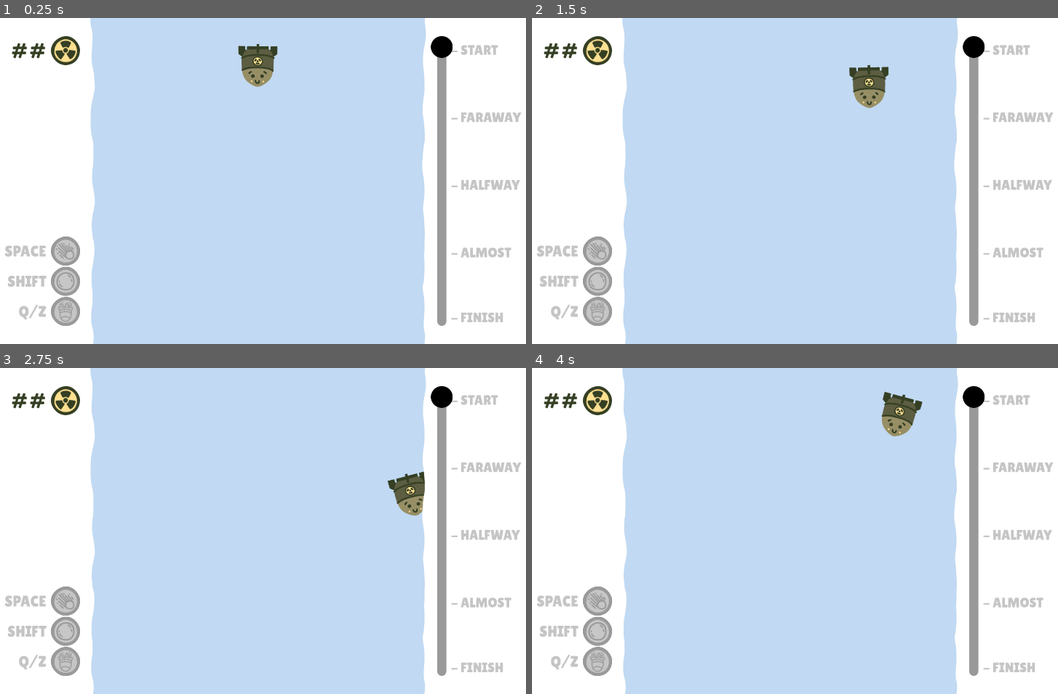
Above: before the commit, frames 1-4 (two rows, left to right).
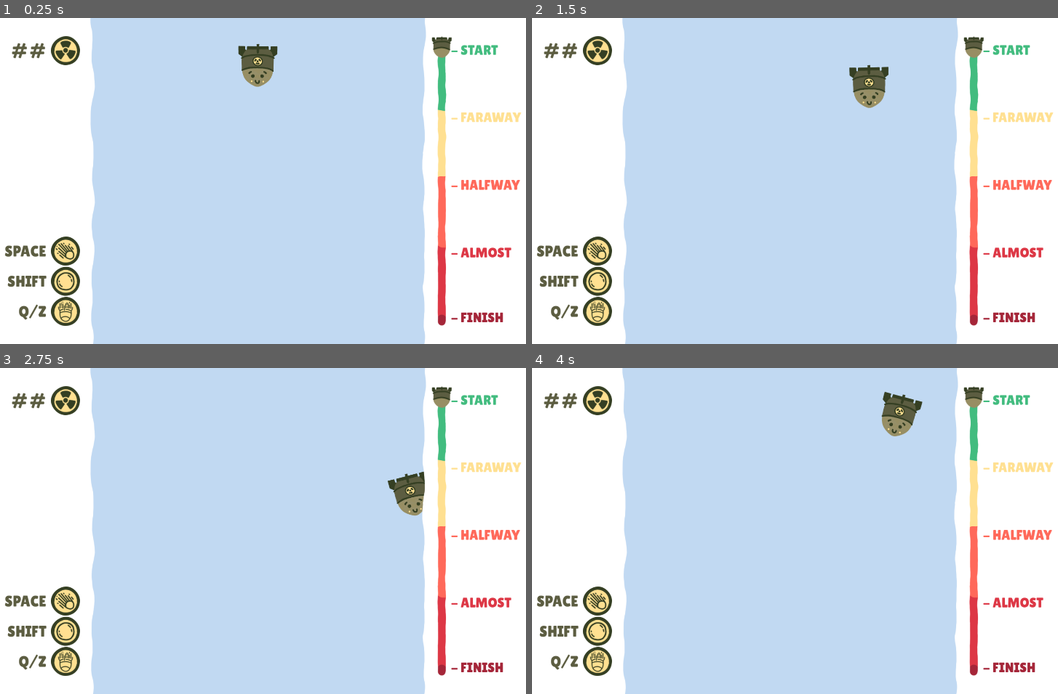
Above: after the commit, the same moments.

Repository: Hangover-Sunshine/DEFCON-JUNIOR
Game: Godot game, scene res://scenes/GameScene.tscn
Same seed, same stepped clock (60 frames per second), same inputs: the game is played once before the commit and once after it. This scene is started directly instead of the project's main scene.
Inputs:
- Up to frame 1 (0.25 s): no input
- Up to frame 2 (1.5 s): tap Enter at 0.5 s; hold D (right) 0.53-1.28 s; tap Shift (dash) at 0.6 s; hold S (down) from 1.28 s (still down); tap Space (fire) at 1.35 s
- Up to frame 3 (2.75 s): release S (down) at 2.03 s; hold D (right) from 2.03 s (still down); tap Q (shield) at 2.1 s
- Up to frame 4 (4 s): release D (right) at 2.78 s; hold W (up) 2.78-3.53 s; tap Shift (dash) at 2.85 s; hold A (left) from 3.53 s (still down); hold Space (fire) from 3.53 s (still down)

The runs differ from the first frame. In frame 1, 4.5% of the frame differs, in the area x 0-100%, y 5-95%; in frame 2, 4.5%; in frame 3, 4.5%; in frame 4, 4.5%.

Commit message:
GIU update again

Diff:
--- a/prefabs/entities/projectile.tscn
+++ b/prefabs/entities/projectile.tscn
@@ -1,7 +1,10 @@
-[gd_scene load_steps=3 format=3 uid="uid://cet4qeo3i75a3"]
+[gd_scene load_steps=4 format=3 uid="uid://cet4qeo3i75a3"]
 
 [ext_resource type="Script" path="res://scripts/game/projectile.gd" id="1_ecmd5"]
-[ext_resource type="Texture2D" uid="uid://dubfevc8seijr" path="res://assets/particle/Bullet.png" id="1_wij8t"]
+[ext_resource type="Texture2D" uid="uid://dskj1c8u7w667" path="res://assets/particle/Circle2.png" id="2_kpcjy"]
+
+[sub_resource type="CircleShape2D" id="CircleShape2D_0fhnd"]
+radius = 9.05539
 
 [node name="Projectile" type="CharacterBody2D"]
 collision_layer = 0
@@ -9,20 +12,19 @@
 script = ExtResource("1_ecmd5")
 
 [node name="Bullet" type="Sprite2D" parent="."]
-rotation = 3.14159
 scale = Vector2(0.2, 0.2)
-texture = ExtResource("1_wij8t")
+texture = ExtResource("2_kpcjy")
 
-[node name="CollisionPolygon2D" type="CollisionPolygon2D" parent="."]
-scale = Vector2(0.2, 0.2)
-polygon = PackedVector2Array(34, 46, 34, -15, 19, -43, -11, -43, -34, -14, -37, 45)
+[node name="CollisionShape2D" type="CollisionShape2D" parent="."]
+shape = SubResource("CircleShape2D_0fhnd")
 
 [node name="Area2D" type="Area2D" parent="."]
 collision_layer = 0
 collision_mask = 0
 
-[node name="CollisionPolygon2D" type="CollisionPolygon2D" parent="Area2D"]
-scale = Vector2(0.2, 0.2)
-polygon = PackedVector2Array(34, 46, 34, -15, 19, -43, -11, -43, -34, -14, -37, 45)
+[node name="CollisionShape2D2" type="CollisionShape2D" parent="Area2D"]
+shape = SubResource("CircleShape2D_0fhnd")
+
+[node name="AP_Color" type="AnimationPlayer" parent="."]
 
 [connection signal="body_entered" from="Area2D" to="." method="_on_area_2d_body_entered"]
--- a/prefabs/systems/giu.tscn
+++ b/prefabs/systems/giu.tscn
@@ -1,27 +1,25 @@
-[gd_scene load_steps=13 format=3 uid="uid://btqw03tb71iu3"]
+[gd_scene load_steps=14 format=3 uid="uid://btqw03tb71iu3"]
 
 [ext_resource type="FontFile" uid="uid://csvoyclvx65d2" path="res://assets/fonts/LilitaOne-Regular.ttf" id="1_4ac6w"]
 [ext_resource type="Script" path="res://scripts/system/giu_control.gd" id="1_7rrhh"]
 [ext_resource type="Texture2D" uid="uid://dt1fkl0xcww85" path="res://assets/ui/giu/GIU_Radiation.png" id="2_j440x"]
-[ext_resource type="Texture2D" uid="uid://buefmwvuqfjga" path="res://assets/temporary/Temp_GIU_Tracker.png" id="3_njxg2"]
 [ext_resource type="Texture2D" uid="uid://bhdar578l0kl1" path="res://assets/ui/giu/GIU_Spitfire.png" id="3_p8826"]
 [ext_resource type="Texture2D" uid="uid://pwnxli1qwvb8" path="res://assets/ui/giu/GIU_Spitfire_Cooldown.png" id="4_lthma"]
 [ext_resource type="Texture2D" uid="uid://b8ktnj21oow8s" path="res://assets/ui/giu/GIU_Bubble.png" id="5_1ud2e"]
 [ext_resource type="Texture2D" uid="uid://bqbmn341obg0r" path="res://assets/ui/giu/GIU_Boost.png" id="6_2viho"]
 [ext_resource type="Texture2D" uid="uid://dwxbhrd4oi521" path="res://assets/ui/giu/GIU_Bubble_Cooldown.png" id="6_a3115"]
 [ext_resource type="Texture2D" uid="uid://bcyslbfvf58e6" path="res://assets/ui/giu/GIU_Boost_Cooldown.png" id="8_pojcs"]
-
-[sub_resource type="StyleBoxFlat" id="StyleBoxFlat_iy4s7"]
-corner_radius_top_left = 25
-corner_radius_top_right = 25
-corner_radius_bottom_right = 25
-corner_radius_bottom_left = 25
+[ext_resource type="Texture2D" uid="uid://7koogiubtbml" path="res://assets/ui/giu/GIU_LvlTrack.png" id="9_hjyyg"]
+[ext_resource type="Texture2D" uid="uid://dkdxr81j2f2nt" path="res://assets/ui/giu/GIU_LvlProg.png" id="10_qkq24"]
+
+[sub_resource type="StyleBoxTexture" id="StyleBoxTexture_c36vx"]
+texture = ExtResource("10_qkq24")
 expand_margin_left = 15.0
 expand_margin_right = 15.0
 
 [sub_resource type="Theme" id="Theme_g1afe"]
-VSlider/icons/grabber_disabled = ExtResource("3_njxg2")
-VSlider/styles/slider = SubResource("StyleBoxFlat_iy4s7")
+VSlider/icons/grabber_disabled = ExtResource("9_hjyyg")
+VSlider/styles/slider = SubResource("StyleBoxTexture_c36vx")
 
 [node name="GIU" type="Control"]
 layout_mode = 3
@@ -58,7 +56,7 @@
 
 [node name="Label" type="Label" parent="GIU_MC/GIU_HBox/Left_MC/Left_VBox/Health_HBox"]
 layout_mode = 2
-theme_override_colors/font_color = Color(0.207843, 0.247059, 0.137255, 1)
+theme_override_colors/font_color = Color(0.360784, 0.364706, 0.254902, 1)
 theme_override_fonts/font = ExtResource("1_4ac6w")
 theme_override_font_sizes/font_size = 72
 text = "##"
@@ -80,7 +78,7 @@
 
 [node name="Label" type="Label" parent="GIU_MC/GIU_HBox/Left_MC/Left_VBox/Abilities_VBox/Spitfire_HBox"]
 layout_mode = 2
-theme_override_colors/font_color = Color(0.772549, 0.772549, 0.772549, 1)
+theme_override_colors/font_color = Color(0.360784, 0.364706, 0.254902, 1)
 theme_override_fonts/font = ExtResource("1_4ac6w")
 theme_override_font_sizes/font_size = 50
 text = "SPACE"
@@ -95,7 +93,7 @@
 layout_mode = 2
 offset_right = 96.0
 offset_bottom = 96.0
-value = 100.0
+step = 0.01
 fill_mode = 5
 texture_progress = ExtResource("4_lthma")
 
@@ -106,7 +104,7 @@
 
 [node name="Label" type="Label" parent="GIU_MC/GIU_HBox/Left_MC/Left_VBox/Abilities_VBox/Bubble_HBox"]
 layout_mode = 2
-theme_override_colors/font_color = Color(0.772549, 0.772549, 0.772549, 1)
+theme_override_colors/font_color = Color(0.360784, 0.364706, 0.254902, 1)
 theme_override_fonts/font = ExtResource("1_4ac6w")
 theme_override_font_sizes/font_size = 50
 text = "SHIFT"
@@ -121,7 +119,7 @@
 layout_mode = 0
 offset_right = 96.0
 offset_bottom = 96.0
-value = 100.0
+step = 0.01
 fill_mode = 5
 texture_progress = ExtResource("6_a3115")
 
@@ -132,7 +130,7 @@
 
 [node name="Label" type="Label" parent="GIU_MC/GIU_HBox/Left_MC/Left_VBox/Abilities_VBox/Boost_HBox"]
 layout_mode = 2
-theme_override_colors/font_color = Color(0.772549, 0.772549, 0.772549, 1)
+theme_override_colors/font_color = Color(0.360784, 0.364706, 0.254902, 1)
 theme_override_fonts/font = ExtResource("1_4ac6w")
 theme_override_font_sizes/font_size = 50
 text = "Q/Z"
@@ -147,7 +145,7 @@
 layout_mode = 0
 offset_right = 96.0
 offset_bottom = 96.0
-value = 100.0
+step = 0.01
 fill_mode = 5
 texture_progress = ExtResource("8_pojcs")
 
@@ -172,6 +170,7 @@
 custom_minimum_size = Vector2(30, 0)
 layout_mode = 2
 theme = SubResource("Theme_g1afe")
+step = 0.01
 value = 100.0
 editable = false
 scrollable = false
@@ -179,46 +178,46 @@
 [node name="VBoxContainer" type="VBoxContainer" parent="GIU_MC/GIU_HBox/Right_MC/HBoxContainer"]
 layout_mode = 2
 
-[node name="Label2" type="Label" parent="GIU_MC/GIU_HBox/Right_MC/HBoxContainer/VBoxContainer"]
+[node name="Start_Label" type="Label" parent="GIU_MC/GIU_HBox/Right_MC/HBoxContainer/VBoxContainer"]
 custom_minimum_size = Vector2(0, 72)
 layout_mode = 2
-theme_override_colors/font_color = Color(0.772549, 0.772549, 0.772549, 1)
+theme_override_colors/font_color = Color(0.258824, 0.737255, 0.498039, 1)
 theme_override_fonts/font = ExtResource("1_4ac6w")
 theme_override_font_sizes/font_size = 45
 text = "- START"
 vertical_alignment = 2
 
-[node name="Label3" type="Label" parent="GIU_MC/GIU_HBox/Right_MC/HBoxContainer/VBoxContainer"]
+[node name="Faraway_Label" type="Label" parent="GIU_MC/GIU_HBox/Right_MC/HBoxContainer/VBoxContainer"]
 custom_minimum_size = Vector2(0, 220.75)
 layout_mode = 2
-theme_override_colors/font_color = Color(0.772549, 0.772549, 0.772549, 1)
+theme_override_colors/font_color = Color(1, 0.878431, 0.568627, 1)
 theme_override_fonts/font = ExtResource("1_4ac6w")
 theme_override_font_sizes/font_size = 45
 text = "- FARAWAY"
 vertical_alignment = 2
 
-[node name="Label4" type="Label" parent="GIU_MC/GIU_HBox/Right_MC/HBoxContainer/VBoxContainer"]
+[node name="Halfway_Label" type="Label" parent="GIU_MC/GIU_HBox/Right_MC/HBoxContainer/VBoxContainer"]
 custom_minimum_size = Vector2(0, 220.75)
 layout_mode = 2
-theme_override_colors/font_color = Color(0.772549, 0.772549, 0.772549, 1)
+theme_override_colors/font_color = Color(1, 0.411765, 0.352941, 1)
 theme_override_fonts/font = ExtResource("1_4ac6w")
 theme_override_font_sizes/font_size = 45
 text = "- HALFWAY"
 vertical_alignment = 2
 
-[node name="Label5" type="Label" parent="GIU_MC/GIU_HBox/Right_MC/HBoxContainer/VBoxContainer"]
+[node name="Almost_Label" type="Label" parent="GIU_MC/GIU_HBox/Right_MC/HBoxContainer/VBoxContainer"]
 custom_minimum_size = Vector2(0, 220.75)
 layout_mode = 2
-theme_override_colors/font_color = Color(0.772549, 0.772549, 0.772549, 1)
+theme_override_colors/font_color = Color(0.866667, 0.215686, 0.270588, 1)
 theme_override_fonts/font = ExtResource("1_4ac6w")
 theme_override_font_sizes/font_size = 45
 text = "- ALMOST"
 vertical_alignment = 2
 
-[node name="Label6" type="Label" parent="GIU_MC/GIU_HBox/Right_MC/HBoxContainer/VBoxContainer"]
+[node name="Finish_Label" type="Label" parent="GIU_MC/GIU_HBox/Right_MC/HBoxContainer/VBoxContainer"]
 custom_minimum_size = Vector2(0, 210)
 layout_mode = 2
-theme_override_colors/font_color = Color(0.772549, 0.772549, 0.772549, 1)
+theme_override_colors/font_color = Color(0.647059, 0.14902, 0.223529, 1)
 theme_override_fonts/font = ExtResource("1_4ac6w")
 theme_override_font_sizes/font_size = 45
 text = "- FINISH"
--- a/scenes/GameScene.tscn
+++ b/scenes/GameScene.tscn
@@ -38,7 +38,7 @@
 
 [sub_resource type="Animation" id="Animation_81id1"]
 resource_name = "flash"
-length = 0.2
+length = 3.0
 tracks/0/type = "value"
 tracks/0/imported = false
 tracks/0/enabled = true
@@ -46,10 +46,10 @@
 tracks/0/interp = 1
 tracks/0/loop_wrap = true
 tracks/0/keys = {
-"times": PackedFloat32Array(0, 0.2),
-"transitions": PackedFloat32Array(1, 0.0824692),
-"update": 0,
-"values": [Color(1, 1, 1, 0), Color(1, 1, 1, 1)]
+"times": PackedFloat32Array(0, 0.1, 3),
+"transitions": PackedFloat32Array(1, 0.0824692, 0.0824692),
+"update": 1,
+"values": [Color(1, 1, 1, 0), Color(1, 1, 1, 1), Color(1, 1, 1, 1)]
 }
 
 [sub_resource type="AnimationLibrary" id="AnimationLibrary_lbn22"]
@@ -80,7 +80,7 @@
 anchor_bottom = 1.0
 grow_horizontal = 2
 grow_vertical = 2
-color = Color(0, 0, 0, 0)
+color = Color(1, 1, 1, 0)
 
 [node name="AnimationPlayer" type="AnimationPlayer" parent="FlashCanvasLayer"]
 libraries = {
